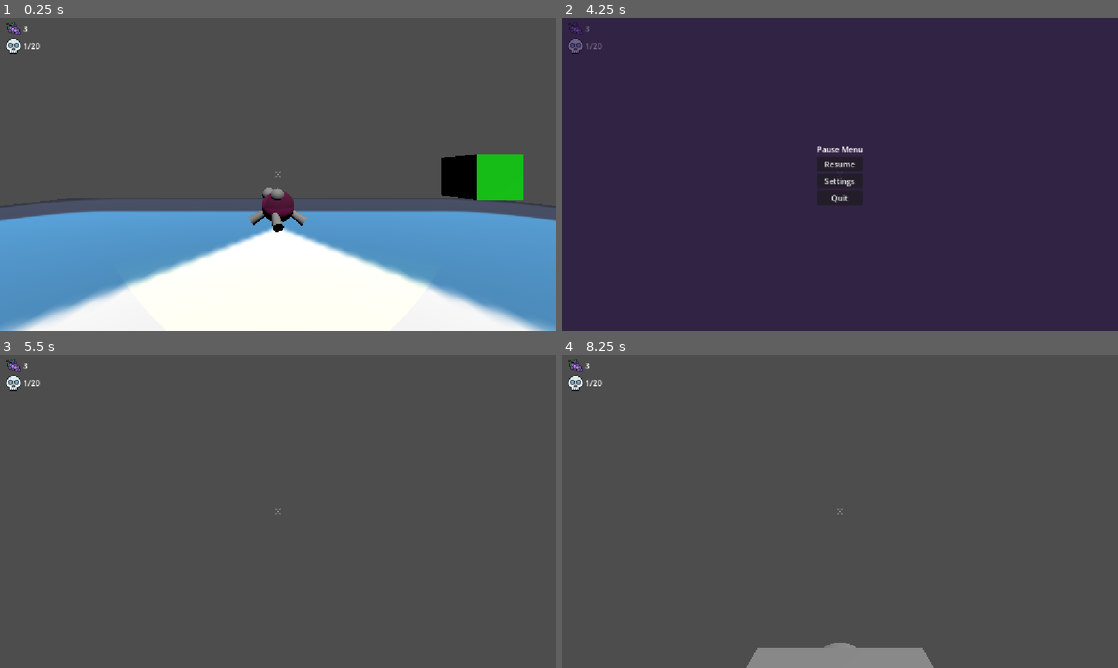
Above: before the commit, frames 1-4 (two rows, left to right).
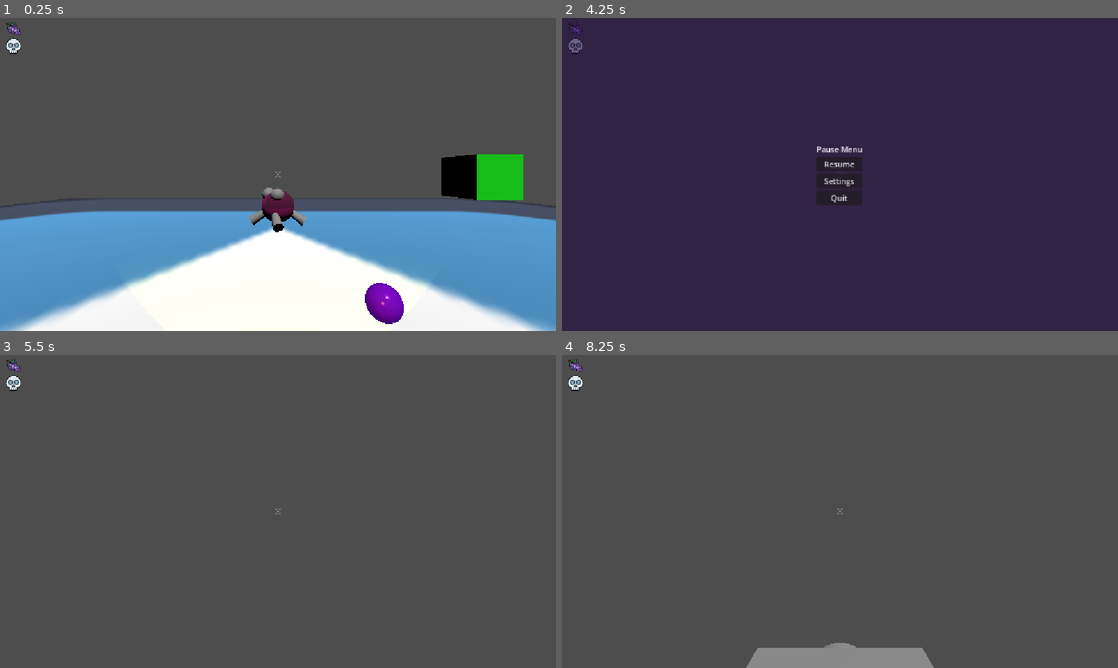
Above: after the commit, the same moments.

Repository: BrokHoly/spark-them-all
Game: Godot game, scene res://levels/sand_box.tscn
Two runs of this game, one before a commit and one after it. Both use one fixed random seed, a clock stepped at 60 frames per second and the inputs below. The engine's default icon, where the game draws it, is replaced by a stand-in: a white triangle on a blue panel in a dark square.
Inputs (mouse positions are in pixels of both pictures, inside the frame that each line leads up to):
- Up to frame 1 (0.25 s): no input
- Up to frame 2 (4.25 s): move the mouse to (867, 174) at 0.52 s; press the mouse at (867, 174) at 0.53 s; hold W (move_forward) from 0.53 s (still down); tap Space (jump) at 0.77, 1.52, 3.02, 3.77 s; move the mouse to (812, 174) at 1.27 s; release the mouse at (812, 174) at 1.28 s; tap F (interact) at 1.35 s; move the mouse to (851, 168) at 2.02 s; hold Ctrl (sprint) 2.03-2.78 s; move the mouse to (834, 180) at 2.77 s; click (834, 180) at 2.85 s; tap Enter at 3.5 s; move the mouse to (878, 177) at 3.52 s; hold F (interact) from 3.53 s (still down); tap Escape (pause) at 4.15 s
- Up to frame 3 (5.5 s): release W (move_forward) at 4.25 s; release F (interact) at 4.25 s; click "Settings" at 4.25 s; click "Resume" at 5 s
- Up to frame 4 (8.25 s): tap Space (jump) at 5.75, 6.02, 7.25, 7.52 s; move the mouse to (795, 508) at 5.77 s; hold W (move_forward) 5.78-7.28 s; tap Ctrl (sprint) at 5.85 s; tap Enter at 6.5, 8 s; move the mouse to (845, 511) at 6.52 s; press the mouse at (845, 511) at 6.53 s; move the mouse to (817, 505) at 7.27 s; release the mouse at (817, 505) at 7.28 s; hold D (move_right) 7.28-8.03 s; tap F (interact) at 7.35 s; move the mouse to (867, 511) at 8.02 s; hold W (move_forward) from 8.03 s (still down); hold Ctrl (sprint) from 8.03 s (still down)

The runs differ from the first frame. In frame 1, 0.7% of the frame differs, in the area x 4-73%, y 2-98%; in frame 2, 0.2%; in frame 3, less than 0.1%; in frame 4, less than 0.1%.

Commit message:
Counting grapes and ennemi kills

Diff:
--- a/characters/enemies/boular/boular.gd
+++ b/characters/enemies/boular/boular.gd
@@ -3,9 +3,11 @@
 signal killed
 
 const SPEED = 3.0
-var HEALTH = 10
+var HEALTH = 5
 
 var time_since_last_hit = 0.0
+
+var grape_scene : PackedScene = preload("res://collectibles/loots/boular_grape.tscn")
 
 @export var player: Node3D   # Assign player in inspector or dynamically
 
@@ -45,5 +47,35 @@
 		time_since_last_hit = 0.0  # reset cooldown
 		print("Boular hit! Health:", HEALTH)
 		if HEALTH <= 0:
+			_drop_grapes()
 			emit_signal("killed")
 			queue_free()
+
+func _drop_grapes():
+	if not grape_scene:
+		return
+
+	var count = randi() % 3 + 1  # 1 to 3 grapes
+
+	for i in count:
+		var grape = grape_scene.instantiate() as RigidBody3D
+		get_parent().add_child(grape)
+
+		# Spawn slightly above Boular and slightly offset to reduce initial collision
+		var offset = Vector3(randf() - 0.5, 0, randf() - 0.5) * 0.5  # small horizontal jitter
+		grape.global_transform.origin = global_transform.origin + Vector3(0, 1.0, 0) + offset
+
+		# Wake up physics
+		grape.sleeping = false
+
+		# Random "gentle explosion" direction
+		var horizontal_angle = randf() * TAU  # full 360°
+		var horizontal_radius = randf_range(0.3, 0.7)
+		var direction = Vector3(sin(horizontal_angle) * horizontal_radius, 1.0, cos(horizontal_angle) * horizontal_radius).normalized()
+
+		# Apply gentle force
+		var force_magnitude = randf_range(6.0, 10.0)
+		grape.apply_impulse(Vector3.ZERO, direction * force_magnitude)
+
+		# Small spin for realism
+		grape.angular_velocity = Vector3(randf() - 0.5, randf() - 0.5, randf() - 0.5)
--- a/characters/enemies/boular/boular.tscn
+++ b/characters/enemies/boular/boular.tscn
@@ -20,7 +20,7 @@
 [sub_resource type="SphereShape3D" id="SphereShape3D_bw4kp"]
 
 [node name="Boular" type="CharacterBody3D" unique_id=1503704684 groups=["ennemy"]]
-collision_layer = 5
+collision_layer = 4
 collision_mask = 5
 axis_lock_linear_y = true
 script = ExtResource("1_pxy76")
--- a/characters/player/player.gd
+++ b/characters/player/player.gd
@@ -1,4 +1,8 @@
 extends CharacterBody3D
+class_name Player
+
+signal grape_collected(new_count: int)
+signal enemy_killed(new_count: int)
 
 # Relative to player control
 const SPEED = 5.0
@@ -165,12 +169,12 @@
 
 func collect_item(body: Node3D):
 	boular_grapes += 1
-	print("COLLECT ALLÉ : ", boular_grapes)
+	emit_signal("grape_collected", boular_grapes)  # <- signal emitted
 	body.queue_free()
 
 func on_ennemy_killed():
 	kill_score += 1
-	print("kill score : ", kill_score)
+	emit_signal("enemy_killed",kill_score)
 
 
 func _handle_interaction():
@@ -185,7 +189,6 @@
 			current_hovered.on_hover_enter()
 			hud.show_help_text(current_hovered.INTERACTION_TEXT)
 
-		# ✅ ALWAYS call handle_input while hovering
 		current_hovered.handle_input(
 			self,
 			Input.is_action_pressed("interact"),
--- a/characters/player/player.tscn
+++ b/characters/player/player.tscn
@@ -96,7 +96,8 @@
 transform = Transform3D(2.2, 0, 0, 0, 2.2, 0, 0, 0, 2.2, 0, 0, 0)
 shape = SubResource("SphereShape3D_exd8k")
 
-[node name="Hud" parent="." unique_id=2086982386 instance=ExtResource("4_5dc8e")]
+[node name="Hud" parent="." unique_id=2086982386 node_paths=PackedStringArray("player") instance=ExtResource("4_5dc8e")]
+player = NodePath("..")
 
 [node name="DevControls" parent="." unique_id=1168557151 instance=ExtResource("5_ixbpm")]
 
--- a/collectibles/loots/boular_grape.tscn
+++ b/collectibles/loots/boular_grape.tscn
@@ -1,6 +1,4 @@
 [gd_scene format=3 uid="uid://btxhphovqdvtt"]
-
-[ext_resource type="Shader" uid="uid://dgshhjest7bm6" path="res://collectibles/loots/boular_grape.gdshader" id="2_1lxjm"]
 
 [sub_resource type="SphereShape3D" id="SphereShape3D_xqjb4"]
 radius = 0.2
@@ -9,10 +7,14 @@
 radius = 0.2
 height = 0.4
 
-[sub_resource type="ShaderMaterial" id="ShaderMaterial_rjpse"]
-render_priority = 0
-shader = ExtResource("2_1lxjm")
-shader_parameter/albedo = Color(1, 0.5, 0.3, 1)
+[sub_resource type="StandardMaterial3D" id="StandardMaterial3D_xqjb4"]
+transparency = 1
+albedo_color = Color(0.62352943, 0.08235294, 1, 1)
+metallic = 0.63
+roughness = 0.11
+emission_enabled = true
+emission = Color(0.36862746, 0, 0.95686275, 1)
+emission_energy_multiplier = 0.47
 
 [node name="BoularGrape" type="RigidBody3D" unique_id=1156317511 groups=["collectible"]]
 collision_layer = 2
@@ -21,6 +23,6 @@
 [node name="CollisionShape3D" type="CollisionShape3D" parent="." unique_id=1420400019]
 shape = SubResource("SphereShape3D_xqjb4")
 
-[node name="MeshInstance3D" type="MeshInstance3D" parent="." unique_id=510632318]
+[node name="MeshInstance3D" type="MeshInstance3D" parent="CollisionShape3D" unique_id=510632318]
 mesh = SubResource("SphereMesh_kvv3t")
-surface_material_override/0 = SubResource("ShaderMaterial_rjpse")
+surface_material_override/0 = SubResource("StandardMaterial3D_xqjb4")
--- a/levels/sand_box.tscn
+++ b/levels/sand_box.tscn
@@ -39,7 +39,6 @@
 
 [node name="BoularGrape" parent="." unique_id=1156317511 instance=ExtResource("4_bheoy")]
 transform = Transform3D(1, 0, 0, 0, 1, 0, 0, 0, 1, 1.2272719, 0.49678457, -2.3667464)
-visible = false
 
 [node name="Boular" parent="." unique_id=1503704684 node_paths=PackedStringArray("player") instance=ExtResource("5_aymlm")]
 transform = Transform3D(1, 0, 0, 0, 1, 0, 0, 0, 1, 0, 0.13138151, -7.0094976)
--- a/ui/hud.gd
+++ b/ui/hud.gd
@@ -9,10 +9,20 @@
 @onready var stat_menu = $OverlayLayer/StatMenu
 @onready var help_text = $BaseHUD/HelpText
 
+@export var player: Player
+
 # Called when the node enters the scene tree for the first time.
 func _ready() -> void:
 	process_mode = Node.PROCESS_MODE_ALWAYS
 	pause_menu.visible = get_tree().paused
+
+	pause_menu.resume_pressed.connect(_on_pause_menu_resume_pressed)
+	pause_menu.settings_pressed.connect(_on_pause_menu_setting_pressed)
+	pause_menu.quit_pressed.connect(_on_pause_menu_quit_pressed)
+
+	if player:
+		player.grape_collected.connect(update_grape_count)
+		player.enemy_killed.connect(update_enemy_count)
 
 
 func toggle_pause():
@@ -31,6 +41,10 @@
 func _on_pause_menu_resume_pressed() -> void:
 	toggle_pause()
 
+func _on_pause_menu_setting_pressed() -> void:
+	print("No settings for now hihi")
+	pass
+
 func _on_pause_menu_quit_pressed() -> void:
 	# Later, should redirect to the main menu etc....
 	dev_quit.emit()
@@ -41,3 +55,9 @@
 
 func hide_help_text():
 	help_text.visible = false
+
+func update_grape_count(count: int):
+	$BaseHUD/Metrics/TopLeft/GrapeScore/Text.text = str(count)
+
+func update_enemy_count(count: int):
+	$BaseHUD/Metrics/TopLeft/EnemyRemaining/Text.text = str(count)
--- a/ui/hud.tscn
+++ b/ui/hud.tscn
@@ -66,7 +66,6 @@
 
 [node name="Text" type="Label" parent="BaseHUD/Metrics/TopLeft/GrapeScore" unique_id=2084507890]
 layout_mode = 2
-text = "3"
 
 [node name="EnemyRemaining" type="HBoxContainer" parent="BaseHUD/Metrics/TopLeft" unique_id=364229982]
 layout_mode = 2
@@ -77,7 +76,6 @@
 
 [node name="Text" type="Label" parent="BaseHUD/Metrics/TopLeft/EnemyRemaining" unique_id=1639823905]
 layout_mode = 2
-text = "1/20"
 
 [node name="TopRight" type="VBoxContainer" parent="BaseHUD/Metrics" unique_id=648388110]
 layout_mode = 1
@@ -98,14 +96,10 @@
 mouse_filter = 1
 
 [node name="PauseMenu" parent="OverlayLayer" unique_id=1942109131 instance=ExtResource("1_rbyyf")]
+process_mode = 3
 visible = false
 layout_mode = 1
-offset_left = 0.0
-offset_right = 0.0
 
 [node name="StatMenu" parent="OverlayLayer" unique_id=1465823771 instance=ExtResource("6_1v5rv")]
 visible = false
 layout_mode = 0
-
-[connection signal="quit_pressed" from="OverlayLayer/PauseMenu" to="." method="_on_pause_menu_quit_pressed"]
-[connection signal="resume_pressed" from="OverlayLayer/PauseMenu" to="." method="_on_pause_menu_resume_pressed"]
--- a/ui/pause_menu.gd
+++ b/ui/pause_menu.gd
@@ -12,6 +12,7 @@
 	resume_pressed.emit()
 
 func _on_settings_button_pressed() -> void:
+	settings_pressed.emit()
 	pass # Replace with function body.
 
 func _on_quit_button_pressed() -> void:
